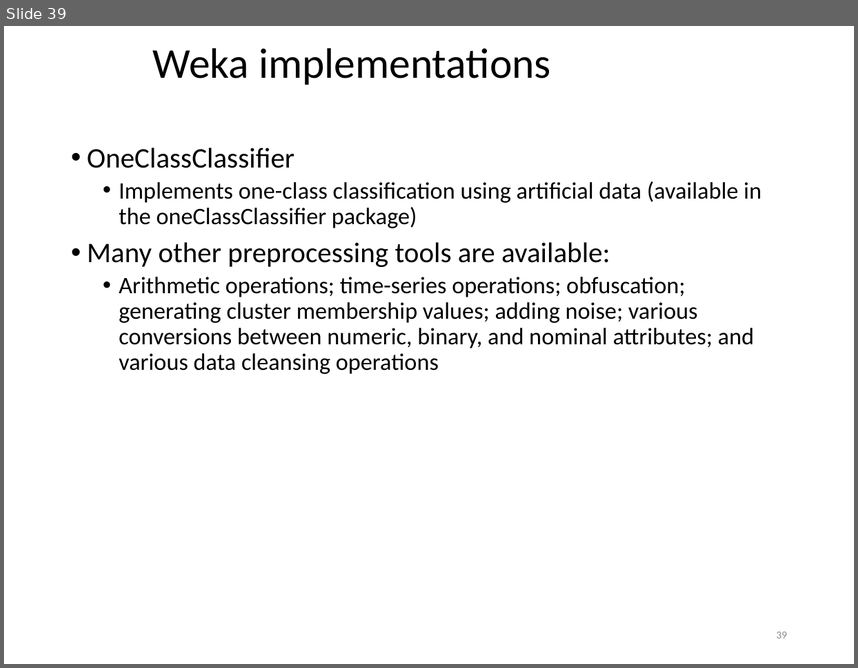
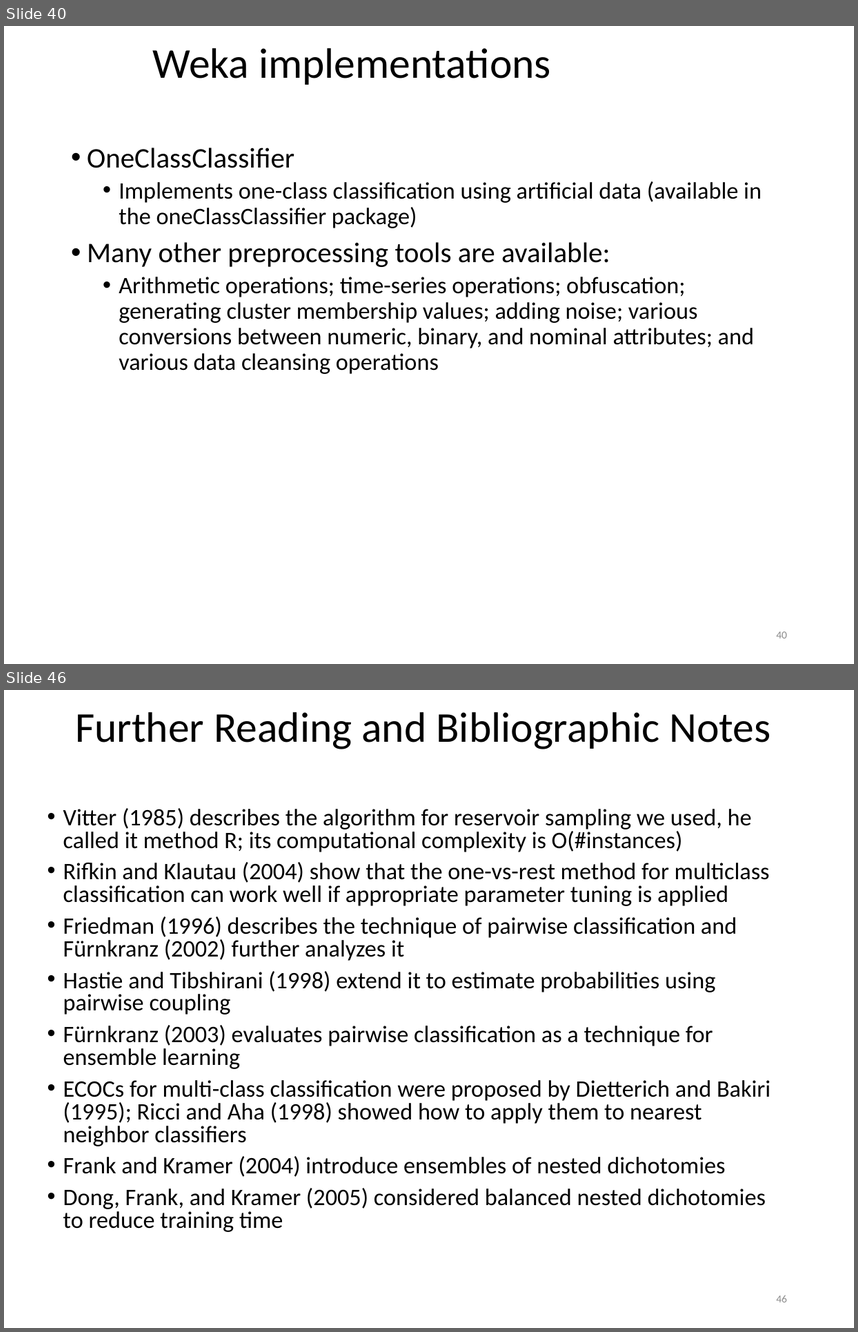
Before and after one commit to khaledmrasheed/khaledmrasheed.github.io, a slide deck: DMcourse/Chapter8.pptx. Shown one above the other, each under a label of ours: slide 39 before the commit, slides 40 and 46 after it; the slides between them are not shown. The pictures are 858x668 and 858x1332 pixels, drawn with LibreOffice and Linux fonts; fonts in the diff are those of the drawing. Boxes give left, top, right and bottom in pixels: in the first picture for what was removed or moved away, otherwise in the second. Text is boxed around its words. In the diff, an @@ line names an element or a change of style, - is before the commit and + after.

```diff
--- a/DMcourse/Chapter8.pptx
+++ b/DMcourse/Chapter8.pptx
@@ slide 46 added at [4, 690, 854, 1328], background #FFFFFF @@
@@ title added at [75, 712, 771, 749], 36 pt, text #000000 @@
+Further Reading and Bibliographic Notes
@@ text added at [63, 808, 771, 1232], 20 pt, text #000000 @@
+• Vitter (1985) describes the algorithm for reservoir sampling we used, he called it method R; its computational complexity is O(#instances)
+• Rifkin and Klautau (2004) show that the one-vs-rest method for multiclass classification can work well if appropriate parameter tuning is applied
+• Friedman (1996) describes the technique of pairwise classification and Fürnkranz (2002) further analyzes it
+• Hastie and Tibshirani (1998) extend it to estimate probabilities using pairwise coupling
+• Fürnkranz (2003) evaluates pairwise classification as a technique for ensemble learning
+• ECOCs for multi-class classification were proposed by Dietterich and Bakiri (1995); Ricci and Aha (1998) showed how to apply them to nearest neighbor classifiers
+• Frank and Kramer (2004) introduce ensembles of nested dichotomies
+• Dong, Frank, and Kramer (2005) considered balanced nested dichotomies to reduce training time
@@ page number added at [776, 1294, 787, 1302], 9 pt, text #8C8C8C @@
+46
@@ what was slide 39 is now slide 40 @@
@@ page number at [776, 631, 787, 638]: text changed @@
-39
+40
```
Also in this commit, not shown: 7 other slides added.
